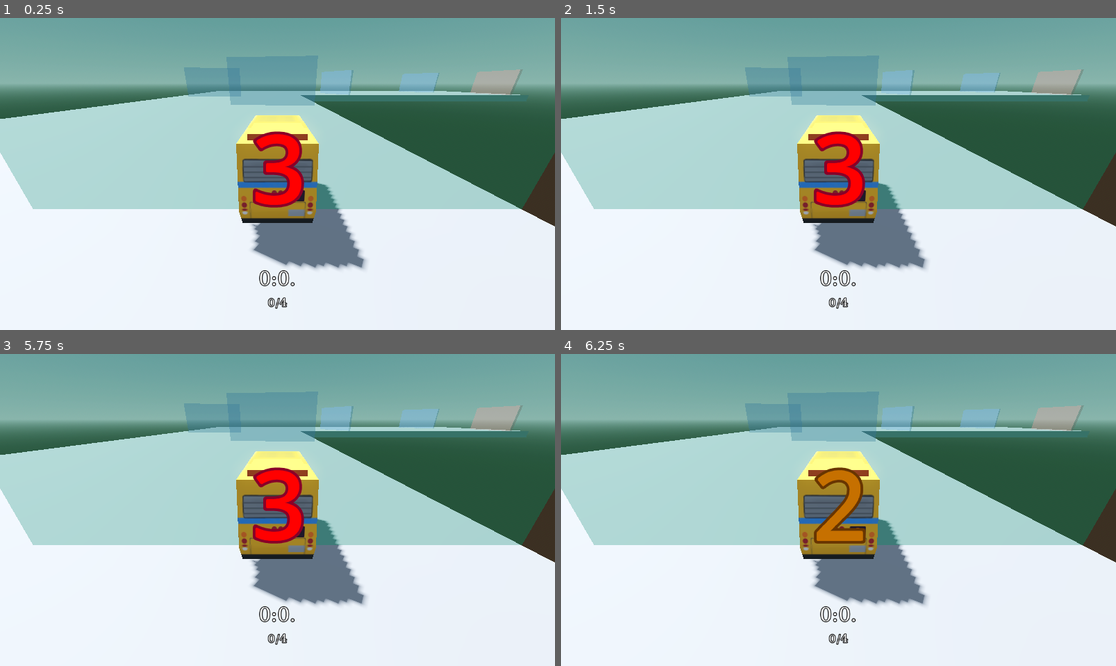
Above: before the commit, frames 1-4 (two rows, left to right).
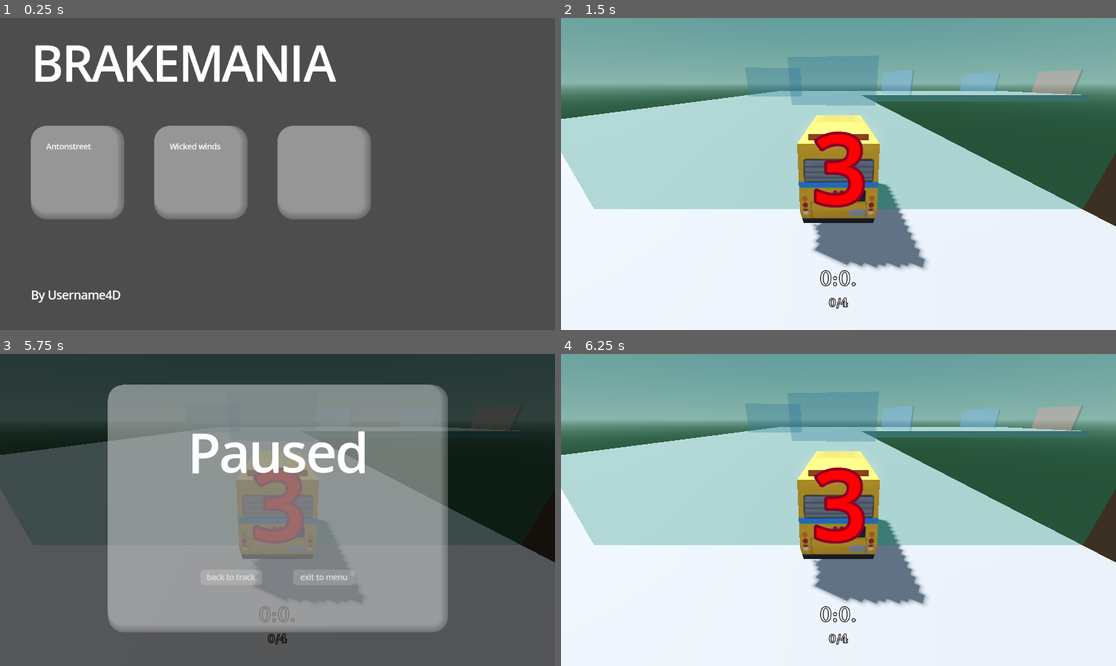
Above: after the commit, the same moments.

Repository: Username4DSchool/racing_game
Game: Godot game, scene res://main_menu.tscn
Two runs of this game, one before a commit and one after it. Both use one fixed random seed, a clock stepped at 60 frames per second and the inputs below. Before the commit the project starts from res://tracks/track_1.tscn.
Inputs (mouse positions are in pixels of both pictures, inside the frame that each line leads up to):
- Up to frame 1 (0.25 s): no input
- Up to frame 2 (1.5 s): click (638, 170) at 0.52 s; hold Right (ui_right) from 1.28 s (still down); tap Y (retire) at 1.35 s
- Up to frame 3 (5.75 s): tap Enter at 2 s; release Right (ui_right) at 2.03 s; hold Down (ui_down) 2.03-2.78 s; tap Y (retire) every 0.75 s from 2.1 to 5.1 s; tap R (respawn) at 2.75, 3.5, 4.25, 4.9, 5 s; hold Right (ui_right) 2.78-3.53 s; hold Up (ui_up) 3.53-4.28 s; hold Left (ui_left) from 4.28 s (still down); tap Escape (pause, bound only after the commit) at 5.65 s
- Up to frame 4 (6.25 s): release Left (ui_left) at 5.75 s; click (794, 578) at 5.75 s, where only the run after the commit has a clickable "back to track"

The runs differ from the first frame. In frame 1, 99% of the frame differs, in the area x 0-100%, y 0-100%; in frame 2, nothing differs; in frame 3, 100%; in frame 4, 1.7%.

Commit message:
finished all ui, including endscreen, pause menu and main menu

Diff:
--- a/hud.gd
+++ b/hud.gd
@@ -1,4 +1,6 @@
 extends Node2D
+
+var paused = false
 
 # Called every frame. 'delta' is the elapsed time since the previous frame.
 func _process(delta: float) -> void:
@@ -34,3 +36,19 @@
 func _input(event: InputEvent) -> void:
 	if Input.is_action_just_pressed("respawn") or Input.is_action_just_pressed("retire"):
 		$end.visible = false
+	if Input.is_action_just_pressed("pause") and $end.visible == false:
+
+		paused = not paused
+		$pause_menu.visible = paused
+		if paused:
+			self.get_parent().get_parent().process_mode = Node.PROCESS_MODE_DISABLED
+		else:
+			self.get_parent().get_parent().process_mode = Node.PROCESS_MODE_ALWAYS
+
+func close_pause():
+	paused = not paused
+	$pause_menu.visible = paused
+	if paused:
+		self.get_parent().get_parent().process_mode = Node.PROCESS_MODE_DISABLED
+	else:
+		self.get_parent().get_parent().process_mode = Node.PROCESS_MODE_ALWAYS
--- a/hud.tscn
+++ b/hud.tscn
@@ -1,7 +1,8 @@
-[gd_scene load_steps=9 format=3 uid="uid://cdv1qwnnmkqq5"]
+[gd_scene load_steps=10 format=3 uid="uid://cdv1qwnnmkqq5"]
 
 [ext_resource type="Script" uid="uid://bsgsa1rnh12dm" path="res://hud.gd" id="1_37p78"]
 [ext_resource type="PackedScene" uid="uid://c3um71royd1wo" path="res://end.tscn" id="2_64ctp"]
+[ext_resource type="PackedScene" uid="uid://brht650wdffxd" path="res://pause_menu.tscn" id="3_8sq4i"]
 
 [sub_resource type="FontFile" id="FontFile_64ctp"]
 subpixel_positioning = 0
@@ -179,6 +180,7 @@
 outline_color = Color(0, 0.335949, 0.183018, 1)
 
 [node name="hud" type="Node2D"]
+process_mode = 3
 script = ExtResource("1_37p78")
 
 [node name="time" type="Label" parent="."]
@@ -233,3 +235,6 @@
 
 [node name="end" parent="." instance=ExtResource("2_64ctp")]
 visible = false
+
+[node name="pause_menu" parent="." instance=ExtResource("3_8sq4i")]
+visible = false
--- a/main_menu.tscn
+++ b/main_menu.tscn
@@ -36,9 +36,11 @@
 
 [node name="track_panel" parent="hbox" instance=ExtResource("1_06t4h")]
 layout_mode = 2
+track_name = "Antonstreet"
 
 [node name="track_panel2" parent="hbox" instance=ExtResource("1_06t4h")]
 layout_mode = 2
+track_name = "Wicked winds"
 
 [node name="track_panel3" parent="hbox" instance=ExtResource("1_06t4h")]
 layout_mode = 2
--- /dev/null
+++ b/pause_menu.gd
@@ -0,0 +1,22 @@
+extends Node2D
+
+var main_menu = preload("res://main_menu.tscn")
+
+# Called when the node enters the scene tree for the first time.
+func _ready() -> void:
+	pass # Replace with function body.
+
+
+# Called every frame. 'delta' is the elapsed time since the previous frame.
+func _process(delta: float) -> void:
+	pass
+
+
+func _on_back_to_track_pressed() -> void:
+	self.get_parent().close_pause()
+
+
+func _on_exit_pressed() -> void:
+	self.get_parent().close_pause()
+	self.get_parent().get_parent().get_parent().add_child(main_menu.instantiate())
+	self.get_parent().get_parent().queue_free()
--- /dev/null
+++ b/pause_menu.tscn
@@ -0,0 +1,56 @@
+[gd_scene load_steps=4 format=3 uid="uid://brht650wdffxd"]
+
+[ext_resource type="Theme" uid="uid://cp57qnq27t8ug" path="res://resources/standard_theme.tres" id="1_hdmo1"]
+[ext_resource type="Script" uid="uid://jieji1qnksy3" path="res://pause_menu.gd" id="1_nwcfo"]
+
+[sub_resource type="LabelSettings" id="LabelSettings_nwcfo"]
+font_size = 106
+
+[node name="pause_menu" type="Node2D"]
+process_mode = 3
+script = ExtResource("1_nwcfo")
+
+[node name="ColorRect" type="ColorRect" parent="."]
+offset_right = 1152.0
+offset_bottom = 672.0
+color = Color(0, 0, 0, 0.65098)
+
+[node name="Panel" type="Panel" parent="."]
+z_index = 1
+offset_left = 256.0
+offset_top = 96.0
+offset_right = 896.0
+offset_bottom = 544.0
+theme = ExtResource("1_hdmo1")
+
+[node name="back_to_track" type="Button" parent="Panel"]
+layout_mode = 0
+offset_left = 160.0
+offset_top = 352.0
+offset_right = 288.0
+offset_bottom = 384.0
+theme = ExtResource("1_hdmo1")
+text = "back to track"
+
+[node name="exit" type="Button" parent="Panel"]
+layout_mode = 0
+offset_left = 352.0
+offset_top = 352.0
+offset_right = 480.0
+offset_bottom = 384.0
+theme = ExtResource("1_hdmo1")
+text = "exit to menu
+"
+
+[node name="Label" type="Label" parent="."]
+offset_left = 320.0
+offset_top = 128.0
+offset_right = 832.0
+offset_bottom = 288.0
+text = "Paused"
+label_settings = SubResource("LabelSettings_nwcfo")
+horizontal_alignment = 1
+vertical_alignment = 1
+
+[connection signal="pressed" from="Panel/back_to_track" to="." method="_on_back_to_track_pressed"]
+[connection signal="pressed" from="Panel/exit" to="." method="_on_exit_pressed"]
--- a/project.godot
+++ b/project.godot
@@ -11,7 +11,7 @@
 [application]
 
 config/name="Racer"
-run/main_scene="uid://u6gh52pl0ita"
+run/main_scene="uid://cgk1jes0wivc"
 config/features=PackedStringArray("4.4", "Forward Plus")
 config/icon="res://icon.svg"
 
@@ -71,3 +71,8 @@
 "events": [Object(InputEventKey,"resource_local_to_scene":false,"resource_name":"","device":-1,"window_id":0,"alt_press …(192 unchanged characters)…
 ]
 }
+pause={
+"deadzone": 0.2,
+"events": [Object(InputEventKey,"resource_local_to_scene":false,"resource_name":"","device":-1,"window_id":0,"alt_pressed":false,"shift_pressed":false,"ctrl_pressed":false,"meta_pressed":false,"pressed":false,"keycode":0,"physical_keycode":4194305,"key_label":0,"unicode":0,"location":0,"echo":false,"script":null)
+]
+}
--- a/resources/standard_theme.tres
+++ b/resources/standard_theme.tres
@@ -35,14 +35,15 @@
 border_width_right = 16
 border_width_bottom = 16
 border_color = Color(0.8, 0.8, 0.8, 0.27451)
+border_blend = true
 corner_radius_top_left = 32
 corner_radius_top_right = 32
 corner_radius_bottom_right = 32
 corner_radius_bottom_left = 32
 expand_margin_left = 32.0
 expand_margin_top = 32.0
-expand_margin_right = 32.0
-expand_margin_bottom = 32.0
+expand_margin_right = 34.0
+expand_margin_bottom = 34.0
 shadow_color = Color(1, 1, 1, 0.054902)
 shadow_offset = Vector2(16, 16)
 
--- a/track.gd
+++ b/track.gd
@@ -95,7 +95,7 @@
 		await get_tree().process_frame
 	$hud.shown(0)
 	$Timer.start()
-	$car/car.process_mode = Node.PROCESS_MODE_ALWAYS
+	$car/car.process_mode = Node.PROCESS_MODE_INHERIT
 	$car/car.not_finished = true
 	timer_paused = false
 
--- a/track.tscn
+++ b/track.tscn
@@ -41,3 +41,6 @@
 
 [node name="car" parent="car" instance=ExtResource("3_bcvet")]
 transform = Transform3D(1, 0, 0, 0, 1, 0, 0, 0, 1, 0, 0.266619, 0)
+
+[node name="Timer" type="Timer" parent="."]
+wait_time = 100000.0
--- /dev/null
+++ b/track_panel.gd
@@ -0,0 +1,13 @@
+extends Panel
+
+@export var track_name = ""
+
+func _ready() -> void:
+	$Label.text = track_name
+
+func _process(delta: float) -> void:
+	pass
+
+func _on_button_pressed() -> void:
+	self.get_parent().get_parent().get_parent().add_child(load("res://tracks/" + self.track_name + ".tscn").instantiate())
+	self.get_parent().get_parent().queue_free()
--- a/track_panel.tscn
+++ b/track_panel.tscn
@@ -1,6 +1,7 @@
-[gd_scene load_steps=2 format=3 uid="uid://bwh05shhwqxam"]
+[gd_scene load_steps=3 format=3 uid="uid://bwh05shhwqxam"]
 
 [ext_resource type="Theme" uid="uid://cp57qnq27t8ug" path="res://resources/standard_theme.tres" id="1_qg17r"]
+[ext_resource type="Script" uid="uid://bbbgewkc8rj3s" path="res://track_panel.gd" id="2_1dpuu"]
 
 [node name="track_panel" type="Panel"]
 custom_minimum_size = Vector2(128, 0)
@@ -9,6 +10,7 @@
 offset_right = 64.0
 offset_bottom = 64.0
 theme = ExtResource("1_qg17r")
+script = ExtResource("2_1dpuu")
 
 [node name="Label" type="Label" parent="."]
 layout_mode = 0
@@ -23,3 +25,5 @@
 offset_top = -32.0
 offset_right = 160.0
 offset_bottom = 160.0
+
+[connection signal="pressed" from="Button" to="." method="_on_button_pressed"]
--- a/tracks/track_1.tscn
+++ b/tracks/Antonstreet.tscn
@@ -83,11 +83,8 @@
 transform = Transform3D(1, 0, 0, 0, 1, 0, 0, 0, 1, 0, -0.05, 0)
 shape = SubResource("ConcavePolygonShape3D_xv2qj")
 
-[node name="finish" parent="." index="4" instance=ExtResource("4_xv2qj")]
+[node name="finish" parent="." index="4" instance=ExtResource("3_krr08")]
 transform = Transform3D(4, 0, 0, 0, 4, 0, 0, 0, 4, 34.0077, -4.76837e-07, 46.8047)
 
-[node name="start" parent="." index="5" instance=ExtResource("6_aq6f0")]
+[node name="start" parent="." index="5" instance=ExtResource("4_etoep")]
 transform = Transform3D(4, 0, 0, 0, 4, 0, 0, 0, 4, -5.09114, -1.66893e-06, 6.00309)
-
-[node name="Timer" type="Timer" parent="." index="9"]
-wait_time = 100000.0
--- /dev/null
+++ b/tracks/Wicked winds.tscn
@@ -0,0 +1,5 @@
+[gd_scene load_steps=2 format=3 uid="uid://3sey5iya71r3"]
+
+[ext_resource type="PackedScene" uid="uid://c1p5dve86skon" path="res://track.tscn" id="1_skj2g"]
+
+[node name="track" instance=ExtResource("1_skj2g")]
Not shown, added: pause_menu.gd.uid
Not shown, added: track_panel.gd.uid
Not shown: 2 places in tracks/Antonstreet.tscn that only renumber resources
